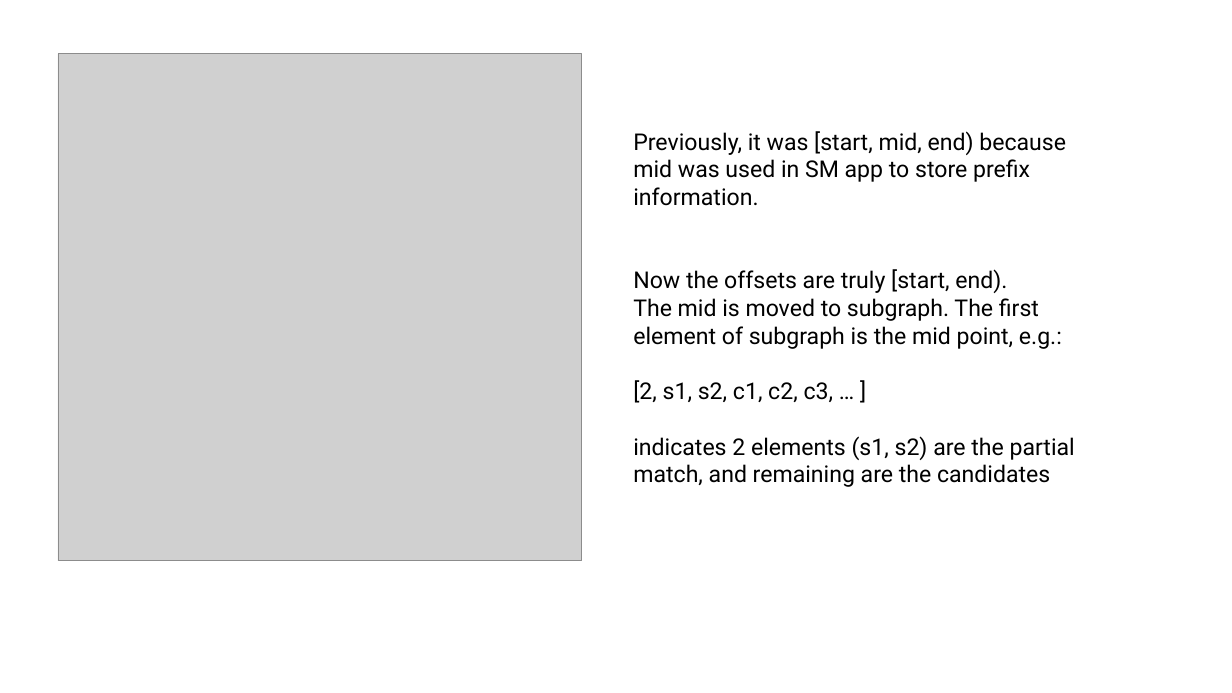
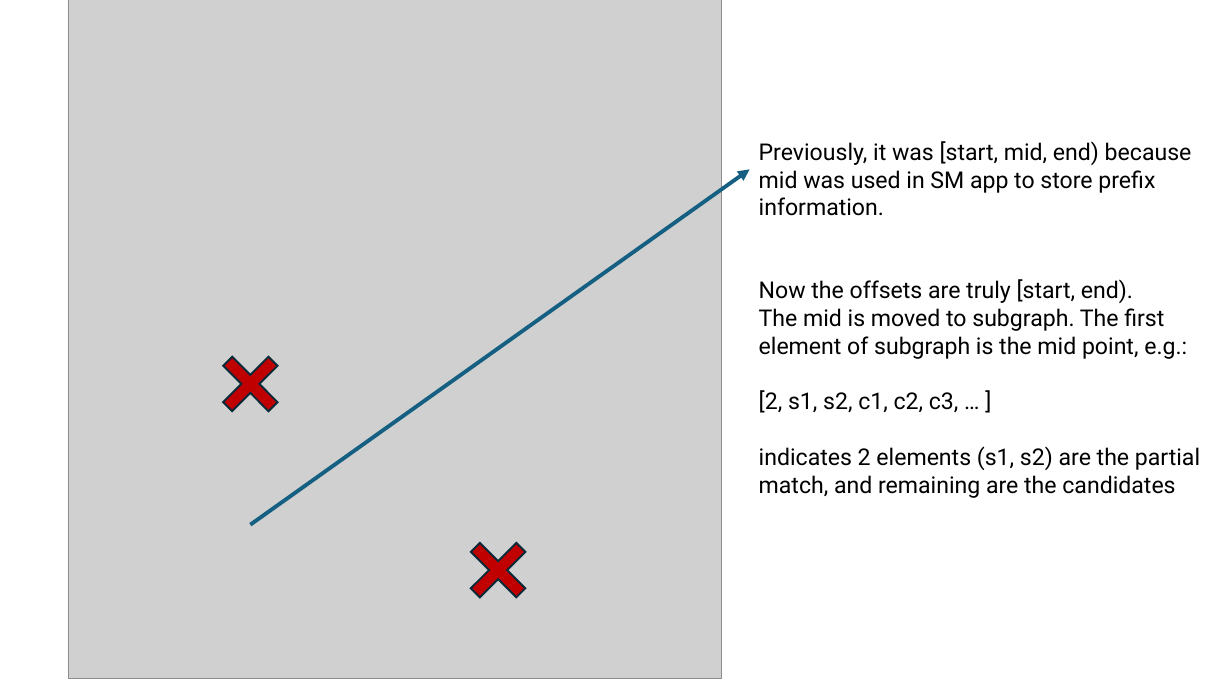
Before and after one commit to akhlaqueak/G-ThinkerCG, a slide deck: slide 35 of revision.pptx. Drawn at 1232x693 pixels with LibreOffice and Linux fonts; fonts in the diff are those of the drawing; grey boxes stand for pictures. Boxes give left, top, right and bottom in pixels: in the first picture for what was removed or moved away, otherwise in the second. Text is boxed around its words. In the diff, an @@ line names an element or a change of style, - is before the commit and + after.

```diff
--- a/revision.pptx
+++ b/revision.pptx
@@ picture: place and size @@
-picture at [58,54,582,561]
+picture at [68,0,722,679]
@@ text "Previously, it was [start, mid, ...": place and size @@
-text "Previously, it was [start, mid, ..." at [633,131,1075,487]
+text "Previously, it was [start, mid, ..." at [759,141,1200,498]
@@ arrow added from (250, 525) to (750, 169), #156082 3 pt @@
@@ plus added at [205,339,296,430], fill #C00000, outline #092A39 1.5 pt @@
@@ plus added at [452,525,544,616], fill #C00000, outline #092A39 1.5 pt @@
```
Also in this commit, not shown: 1 other slide changed, 1 slide added, 16 other files.
